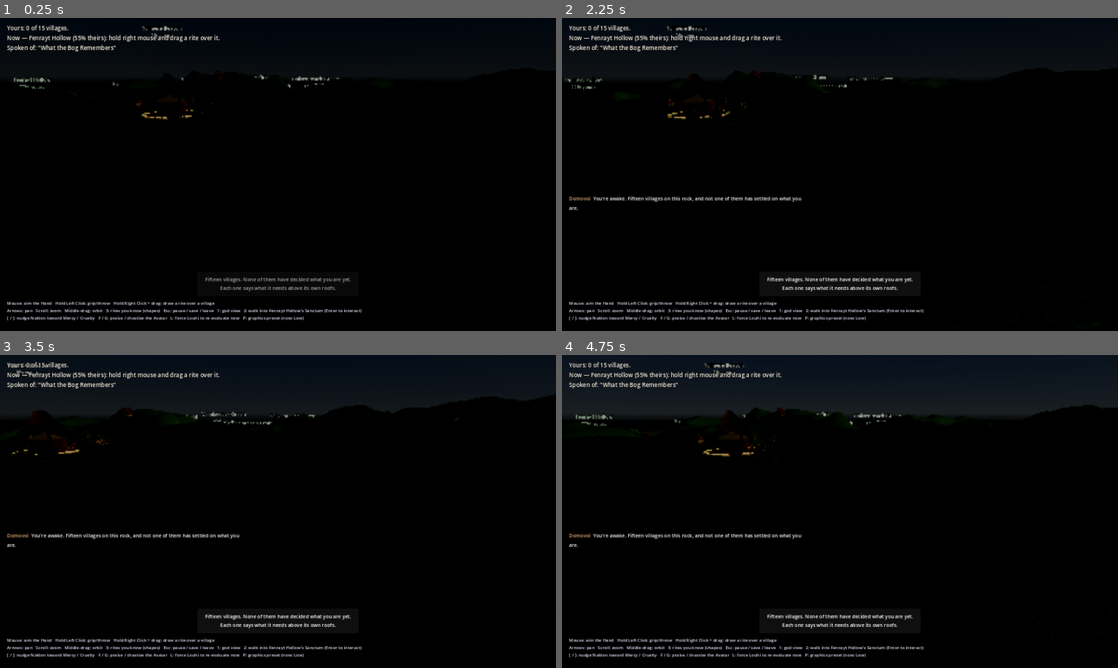
Above: before the commit, frames 1-4 (two rows, left to right).
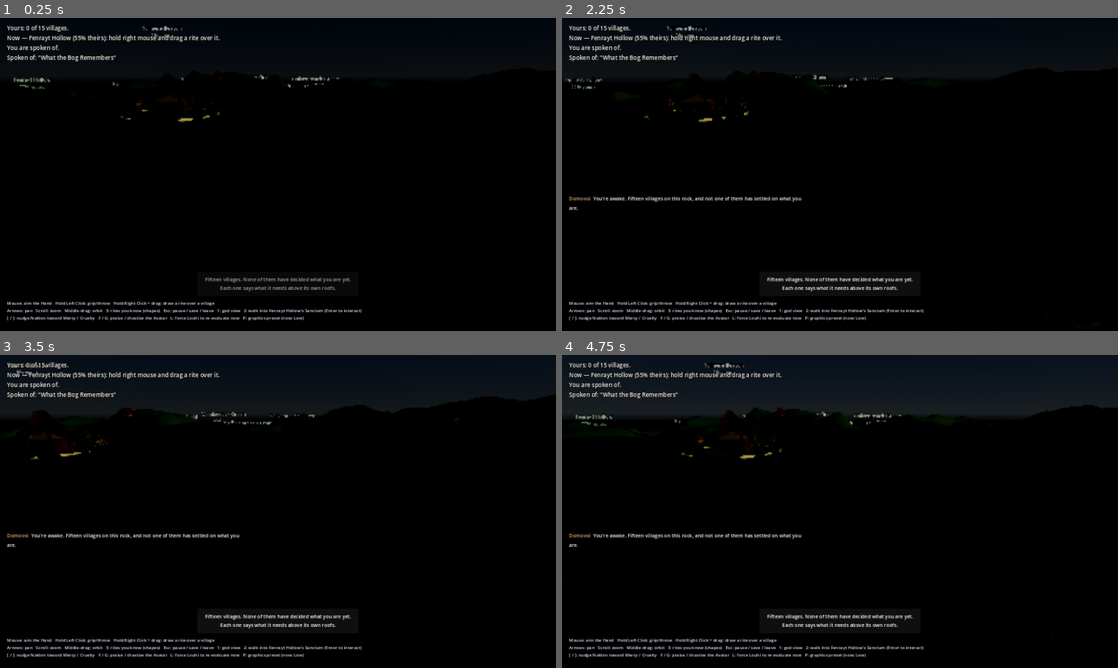
Above: after the commit, the same moments.

Repository: VolkMicro/BW
Game: Godot game, scene res://world/god_view.tscn
Same seed, same stepped clock (60 frames per second), same inputs: the game is played once before the commit and once after it.
Inputs (mouse positions are in pixels of both pictures, inside the frame that each line leads up to):
- Up to frame 1 (0.25 s): no input
- Up to frame 2 (2.25 s): tap Enter (ui_accept) at 0.5, 2 s; drag from (684, 246) to (895, 105) at 0.52 s; drag from (728, 190) to (812, 237) at 1.27 s; move the mouse to (895, 105) at 2.02 s; hold Right (ui_right) from 2.03 s (still down); right-click (895, 105) at 2.1 s
- Up to frame 3 (3.5 s): release Right (ui_right) at 2.75 s; drag from (250, 574) to (111, 464) at 2.77 s
- Up to frame 4 (4.75 s): tap Enter (ui_accept) at 3.5, 3.77, 4.07 s; move the mouse to (1006, 558) at 3.52 s; hold Left (ui_left) 3.53-4.25 s; tap K at 3.6 s; drag from (673, 464) to (756, 433) at 4.27 s

The runs differ from the first frame. In frame 1, 0.6% of the frame differs, in the area x 1-40%, y 8-34%; in frame 2, 0.6%; in frame 3, 0.5%; in frame 4, 0.6%.

Commit message:
Phase 5: the player god compounds, so the endgame stops getting harder
Louhi's half of the compounding landed a few commits ago — she evaluates
faster for every village she holds. The player had no such curve, and the
consequence was worse than an imbalance: Reach.radius_for_village() grows
with a village's OWN converts, so a god who held twelve villages reached no
further into the thirteenth than a god who held none. Twelve villages of
worshippers bought exactly nothing outside their own fences, while she
accelerated. The closer the player came to winning, the harder the game got.

Godhood is measured in believing heads over the island's whole population,
not in villages: half of a settlement of thirty is worth more than all of one
of ten, which is the same arithmetic Reach already does locally. It buys
stronger rites, further Reach, and — most of all — harder prying at Louhi's
grip, because the moment a god is strong enough to contest her is the moment
the war should start moving rather than settling into a stalemate over the
same three villages.

A village she holds contributes zero and is deliberately not counted
negative. Losing one already costs you everything it was contributing;
charging twice turns a bad position into an unrecoverable one, and reclaim
exists precisely so that a bad position is recoverable.

The Reach ring gets the same bonus. That ring is a promise about where a rite
will land, and one that disagrees with the rule teaches the player the wrong
edge — worse than drawing no ring at all.

The HUD names the level in words ("You are believed in") rather than showing
a percentage, because there is no other raw stat anywhere on this screen.

tests/godhood_test.tscn covers the head-counting, the full-strength bonuses,
and that a lost village subtracts its own contribution and no more.

Co-Authored-By: Claude Opus 5 <noreply@anthropic.com>
Claude-Session: https://claude.ai/code/session_01Gq14pZoRn66B3NC1Wbd68H

Diff:
--- /dev/null
+++ b/systems/faith/godhood.gd
@@ -0,0 +1,98 @@
+extends RefCounted
+class_name Godhood
+## How strong the player god currently is, and what that buys.
+##
+## ---------------------------------------------------------------------------
+## WHY
+## ---------------------------------------------------------------------------
+## The design ends with one god left standing, which only means anything if
+## both sides compound: every village a god holds has to make the next one
+## easier to take. Louhi's half of that landed with her evaluation interval
+## shortening per village held (actors/louhi/louhi_director.gd). This is the
+## player's half.
+##
+## Before it, the player's power curve was almost flat. Devotion fed the
+## Avatar, and `Reach.radius_for_village()` grew with a village's OWN
+## converts — so a god who held twelve villages reached no further into the
+## thirteenth than a god who held none. Twelve villages of worshippers bought
+## nothing outside their own fences, and the endgame got harder the closer you
+## came to winning, because Louhi was accelerating and you were not.
+##
+## ---------------------------------------------------------------------------
+## WHAT IT IS MEASURED FROM
+## ---------------------------------------------------------------------------
+## Believing PEOPLE, not villages. `faith_fraction * population` summed across
+## the island, over the island's whole population. A god who has half-won five
+## big villages is stronger than one who fully owns two small ones, which is
+## the right answer: faith here has always been counted in heads
+## (`Reach.radius_for_village` does the same arithmetic locally).
+##
+## Villages Louhi holds count as zero rather than as negative. Losing one
+## already costs you everything it was contributing; charging twice for it
+## turns a bad position into an unrecoverable one, and the reclaim mechanic
+## exists precisely so that a bad position is recoverable.
+
+## Rite effect at full godhood, as a multiplier. Deliberately modest: this is
+## meant to reward a god who is already winning with momentum, not to make the
+## last five villages fall over by themselves. At 1.0 the player is casting
+## rites 45% stronger than they did on an island that had never heard of them.
+const MAX_RITE_BONUS: float = 0.45
+
+## Extra metres of Reach at full godhood, on top of whatever the village's own
+## converts earn. A well-established god's presence is felt past the edge of
+## the last farm that prays to them.
+const MAX_REACH_BONUS_M: float = 34.0
+
+## Extra prying force against Louhi's grip at full godhood. Higher than the
+## rite bonus on purpose — the moment a god is strong enough to contest her is
+## the moment the war should start moving, rather than settling into an
+## indefinite stalemate over the same three villages.
+const MAX_RECLAIM_BONUS: float = 0.8
+
+
+## 0 (nobody on the island prays to you) .. 1 (all of it does).
+static func unit() -> float:
+	var believing := 0.0
+	var total := 0.0
+	for value in GameState.villages.values():
+		var v: Village = value
+		total += float(v.population)
+		if v.loyal_to_rival:
+			continue
+		believing += v.faith_fraction * float(v.population)
+	if total <= 0.0:
+		return 0.0
+	return clampf(believing / total, 0.0, 1.0)
+
+
+## Multiplier on the amount of any rite the player casts.
+static func rite_multiplier() -> float:
+	return 1.0 + unit() * MAX_RITE_BONUS
+
+
+## Extra Reach radius, in metres, added to every village the player can act on.
+static func reach_bonus() -> float:
+	return unit() * MAX_REACH_BONUS_M
+
+
+## Multiplier on how hard a rite pries at Louhi's grip.
+static func reclaim_multiplier() -> float:
+	return 1.0 + unit() * MAX_RECLAIM_BONUS
+
+
+## A short line for the HUD. Named rather than numeric: this game does not
+## show the player a power bar anywhere else, and a bare percentage would be
+## the only raw stat on screen.
+static func title() -> String:
+	var u := unit()
+	if u < 0.06:
+		return "barely spoken of"
+	if u < 0.18:
+		return "spoken of"
+	if u < 0.34:
+		return "believed in"
+	if u < 0.55:
+		return "widely believed in"
+	if u < 0.78:
+		return "a power on this island"
+	return "the god of this island"
--- /dev/null
+++ b/tests/godhood_test.gd
@@ -0,0 +1,63 @@
+extends Node
+## Phase 5: the player god's power compounds with how much of the island
+## believes. Run: godot --headless --path . tests/godhood_test.tscn
+
+func _ready() -> void:
+	var failures := 0
+	GameState.villages.clear()
+
+	failures += _expect(is_equal_approx(Godhood.unit(), 0.0), "an empty island is no godhood")
+
+	var a := Village.new()
+	a.id = &"gh_a"; a.population = 30; a.faith_fraction = 0.0
+	GameState.register_village(a)
+	var b := Village.new()
+	b.id = &"gh_b"; b.population = 10; b.faith_fraction = 0.0
+	GameState.register_village(b)
+
+	failures += _expect(is_equal_approx(Godhood.unit(), 0.0), "nobody believing is 0")
+	failures += _expect(is_equal_approx(Godhood.rite_multiplier(), 1.0), "no bonus at 0")
+
+	# Counted in heads, not in villages: half of the big village is worth more
+	# than all of the small one.
+	a.faith_fraction = 0.5
+	b.faith_fraction = 0.0
+	var big_half := Godhood.unit()
+	a.faith_fraction = 0.0
+	b.faith_fraction = 1.0
+	var small_all := Godhood.unit()
+	failures += _expect(big_half > small_all,
+		"half of thirty beats all of ten (%f vs %f)" % [big_half, small_all])
+
+	# Everyone believes.
+	a.faith_fraction = 1.0
+	b.faith_fraction = 1.0
+	failures += _expect(is_equal_approx(Godhood.unit(), 1.0), "a fully converted island is 1")
+	failures += _expect(is_equal_approx(Godhood.rite_multiplier(), 1.0 + Godhood.MAX_RITE_BONUS),
+		"full godhood gives the full rite bonus")
+	failures += _expect(is_equal_approx(Godhood.reach_bonus(), Godhood.MAX_REACH_BONUS_M),
+		"full godhood gives the full reach bonus")
+
+	# A village Louhi holds contributes nothing — but must not count twice
+	# against you, or a bad position becomes unrecoverable and the whole
+	# reclaim mechanic is pointless.
+	a.loyal_to_rival = true
+	var with_loss := Godhood.unit()
+	failures += _expect(with_loss > 0.0 and with_loss < 1.0,
+		"a lost village zeroes its own contribution, no more (%f)" % with_loss)
+	failures += _expect(is_equal_approx(with_loss, 10.0 / 40.0),
+		"exactly its own heads are gone (%f, expected %f)" % [with_loss, 10.0 / 40.0])
+
+	if failures == 0:
+		print("godhood_test: OK")
+		get_tree().quit(0)
+	else:
+		print("godhood_test: %d FAILURE(S)" % failures)
+		get_tree().quit(1)
+
+
+func _expect(condition: bool, what: String) -> int:
+	if condition:
+		return 0
+	print("  FAIL: %s" % what)
+	return 1
--- /dev/null
+++ b/tests/godhood_test.tscn
@@ -0,0 +1,6 @@
+[gd_scene load_steps=2 format=3]
+
+[ext_resource type="Script" path="res://tests/godhood_test.gd" id="1"]
+
+[node name="GodhoodTest" type="Node"]
+script = ExtResource("1")
--- a/world/god_view.gd
+++ b/world/god_view.gd
@@ -736,7 +736,10 @@
 	# Confidence never drops below the recognizer's 0.75 threshold, so this
 	# is a 0.875..1.0 nudge — a scruffy sigil is worth slightly less, it is
 	# not a punishment.
-	var quality := 0.5 + 0.5 * clampf(confidence, 0.0, 1.0)
+	# Godhood: a god twelve villages deep casts harder than one nobody has
+	# heard of. See systems/faith/godhood.gd — this is the player's half of
+	# the compounding the endgame needs, mirroring Louhi's shortening clock.
+	var quality := (0.5 + 0.5 * clampf(confidence, 0.0, 1.0)) * Godhood.rite_multiplier()
 	if HELP_RITE_AMOUNT.has(rite_id):
 		# Fires Voices &"village_helped" and shifts Naklon toward mercy —
 		# both already implemented in systems/faith/reach.gd:146-154.
@@ -836,7 +839,7 @@
 ## not care whether the player is being kind about it. What it costs is
 ## repetition — nine or ten clean rites while she is busy elsewhere.
 func _contest_rite(v: Village, rite_id: StringName, confidence: float, world_pos: Vector3) -> void:
-	var quality := 0.5 + 0.5 * clampf(confidence, 0.0, 1.0)
+	var quality := (0.5 + 0.5 * clampf(confidence, 0.0, 1.0)) * Godhood.reclaim_multiplier()
 	var amount: float = float(HELP_RITE_AMOUNT.get(rite_id,
 		TERROR_RITE_AMOUNT.get(rite_id, 4.0)))
 	RiteVFX.spawn(rite_id, world_pos, self)
@@ -870,7 +873,7 @@
 			continue
 		var origin := Vector3(v.position_on_island.x, 0.0, v.position_on_island.y)
 		var d := origin.distance_to(flat)
-		if d <= Reach.radius_for_village(v.id) and d < best_d:
+		if d <= Reach.radius_for_village(v.id) + Godhood.reach_bonus() and d < best_d:
 			best_d = d
 			best = v
 	return best
@@ -1135,6 +1138,7 @@
 			hungry += 1
 		if Stockpile.get_amount(v, &"wood") <= NEED_WARNING_LEVEL:
 			cold += 1
+	lines.append("You are %s." % Godhood.title())
 	if lost > 0:
 		lines.append("Pohjola holds %d. A rite cast over one pries her grip loose — it takes several." % lost)
 	if hungry > 0 or cold > 0:
--- a/world/terrain/reach_border.gd
+++ b/world/terrain/reach_border.gd
@@ -32,7 +32,11 @@
 func _process(_delta: float) -> void:
 	if village_id == &"":
 		return
-	var radius := Reach.radius_for_village(village_id)
+	# The ring is a PROMISE about where a rite will land, so it has to include
+	# the same godhood bonus world/god_view.gd applies when it decides which
+	# village a rite hit. A ring that disagrees with the rule teaches the
+	# player the wrong edge, which is worse than drawing no ring at all.
+	var radius := Reach.radius_for_village(village_id) + Godhood.reach_bonus()
 	if not is_equal_approx(radius, _last_radius):
 		_last_radius = radius
 		_update_ring(radius)
Not shown, changed: docs/ROADMAP.md
